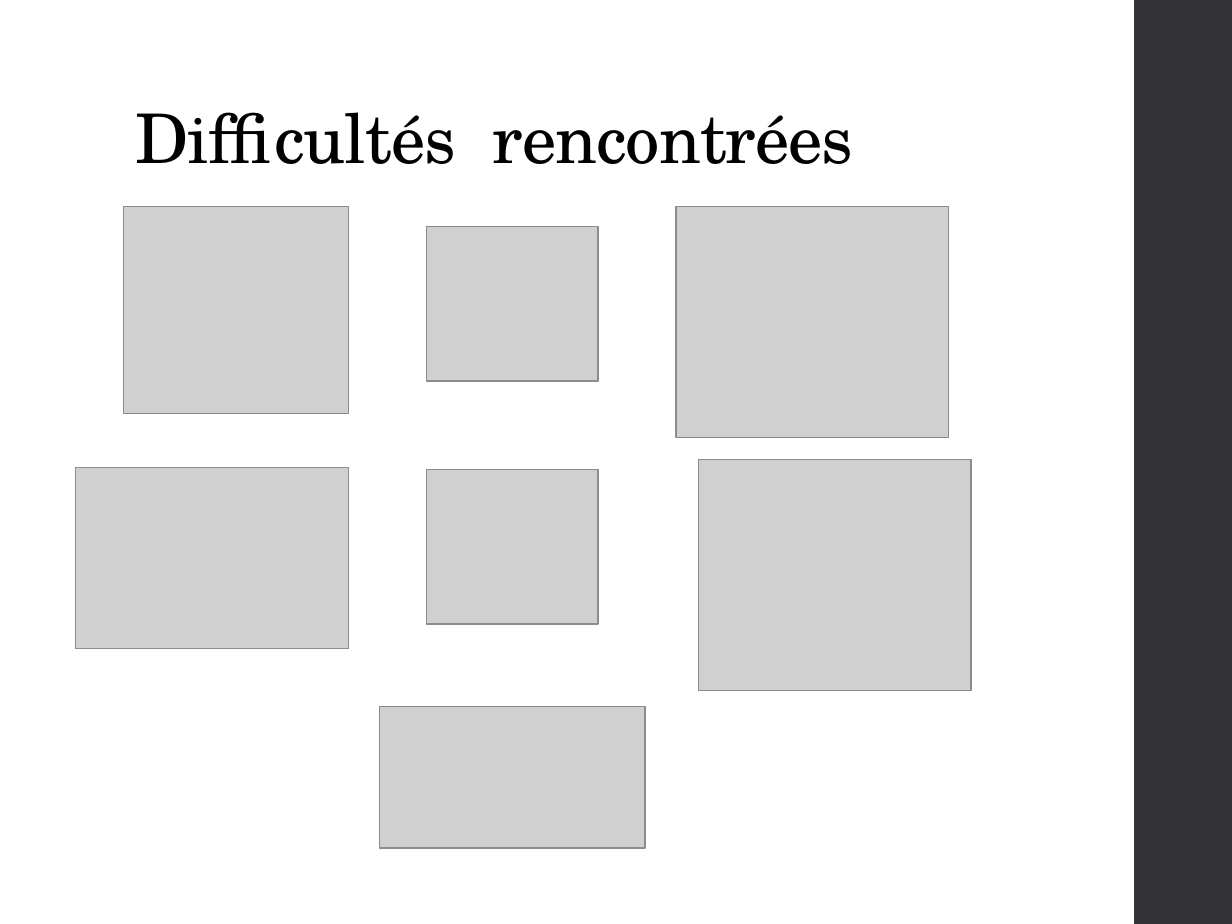
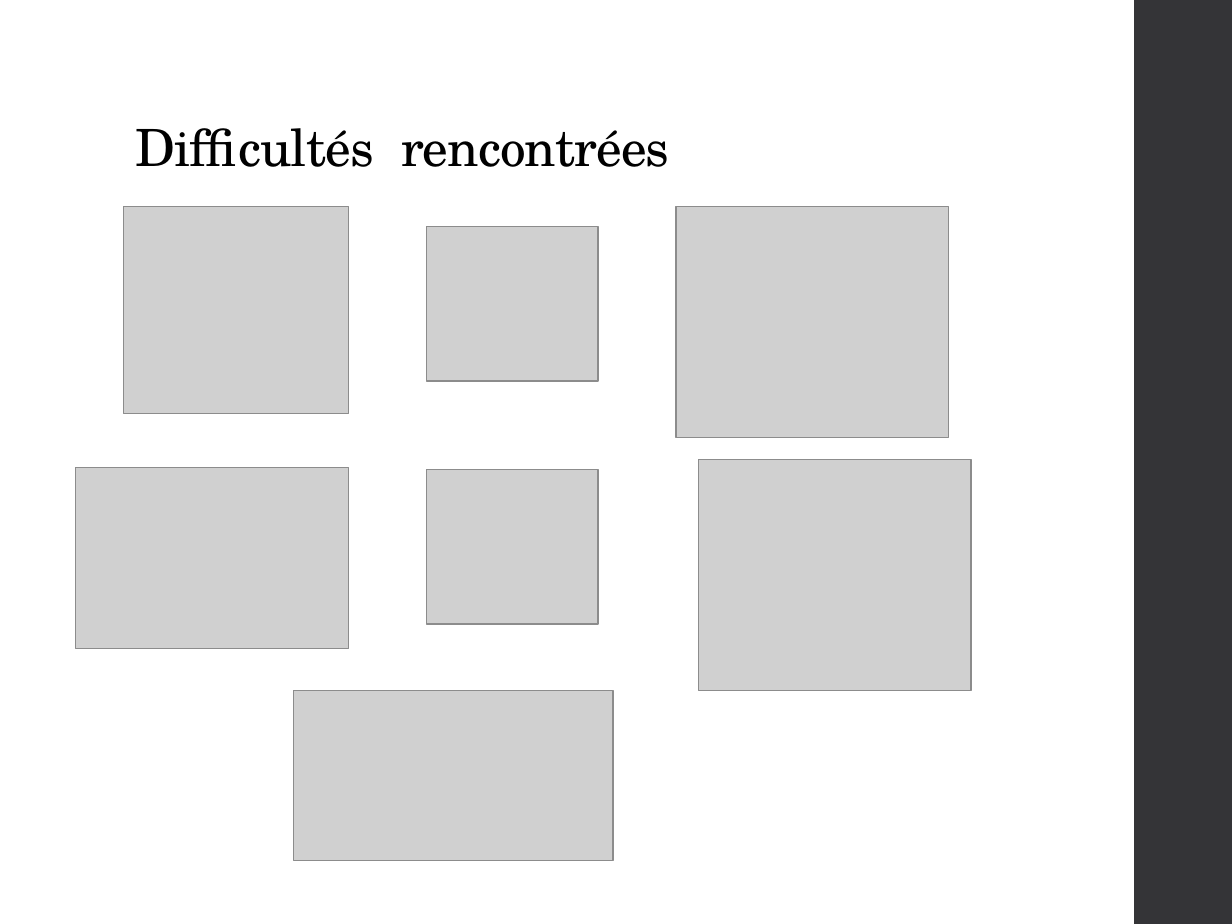
Before and after one commit to qwertyuu/Projet_fin_etudes_2016-2017, a slide deck: slide 20 of Gestion de projet/Présentations/PowerPoint.pptx. Drawn at 1232x924 pixels with LibreOffice and Linux fonts; fonts in the diff are those of the drawing; grey boxes stand for pictures. Boxes give left, top, right and bottom in pixels: in the first picture for what was removed or moved away, otherwise in the second. Text is boxed around its words. In the diff, an @@ line names an element or a change of style, - is before the commit and + after.

```diff
--- a/Gestion de projet/Présentations/PowerPoint.pptx
+++ b/Gestion de projet/Présentations/PowerPoint.pptx
@@ title "Difficultés rencontrées" at (x1=136, y1=128, x2=670, y2=167): size 40 to 30 pt @@
@@ picture resized from (x1=379, y1=707, x2=644, y2=849) to (x1=293, y1=691, x2=612, y2=861) @@
```
Also in this commit, not shown: 16 other slides changed, 1 other file.
